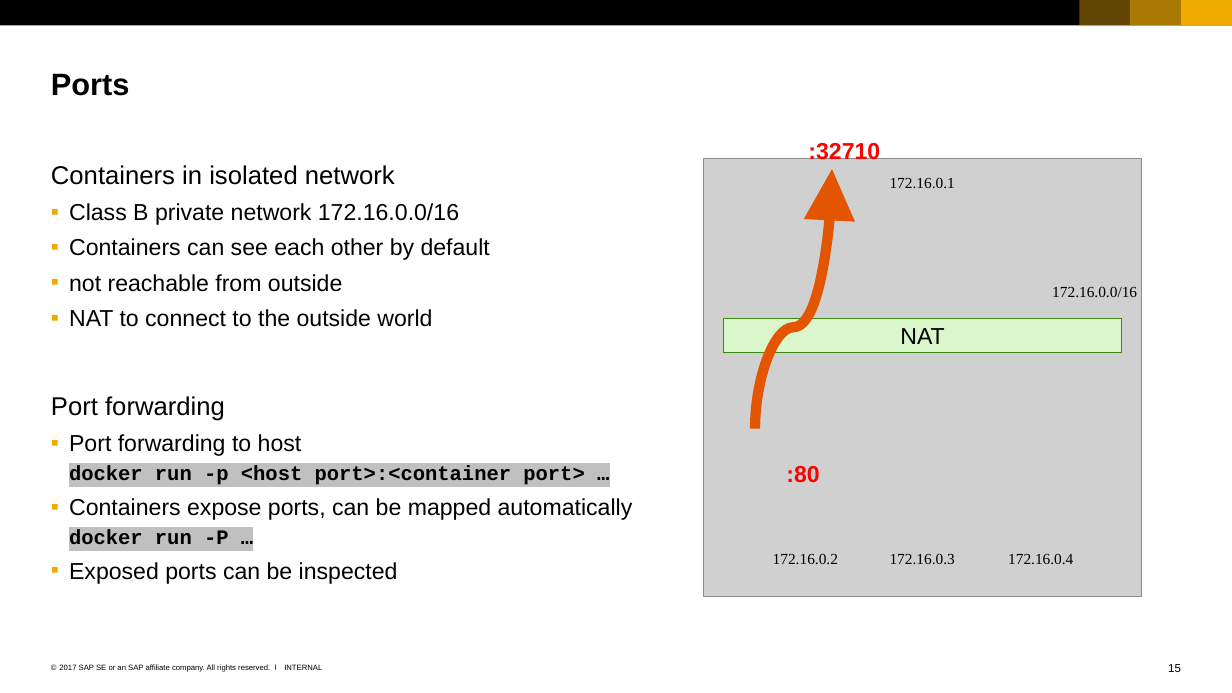
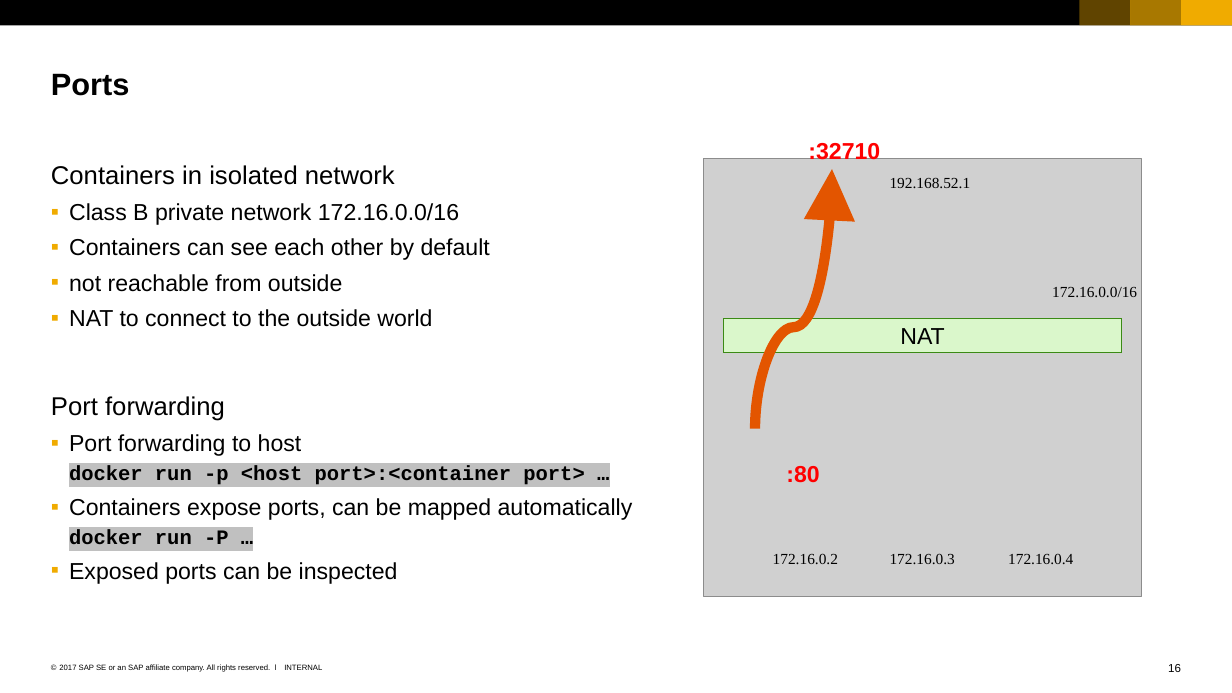
Before and after one commit to cuijiyao01/docker-k8s-training, a slide deck: slide 16 of docker/03_Working_with_containers.pptx (slide 15 before the commit). Drawn at 1232x693 pixels with LibreOffice and Linux fonts; fonts in the diff are those of the drawing; grey boxes stand for pictures. Boxes give left, top, right and bottom in pixels: in the first picture for what was removed or moved away, otherwise in the second. Text is boxed around its words. In the diff, an @@ line names an element or a change of style, - is before the commit and + after.

```diff
--- a/docker/03_Working_with_containers.pptx
+++ b/docker/03_Working_with_containers.pptx
@@ text at (890, 177, 971, 188): text changed @@
-172.16.0.1
+192.168.52.1
```
Also in this commit, not shown: 2 other slides changed, 1 slide added.
